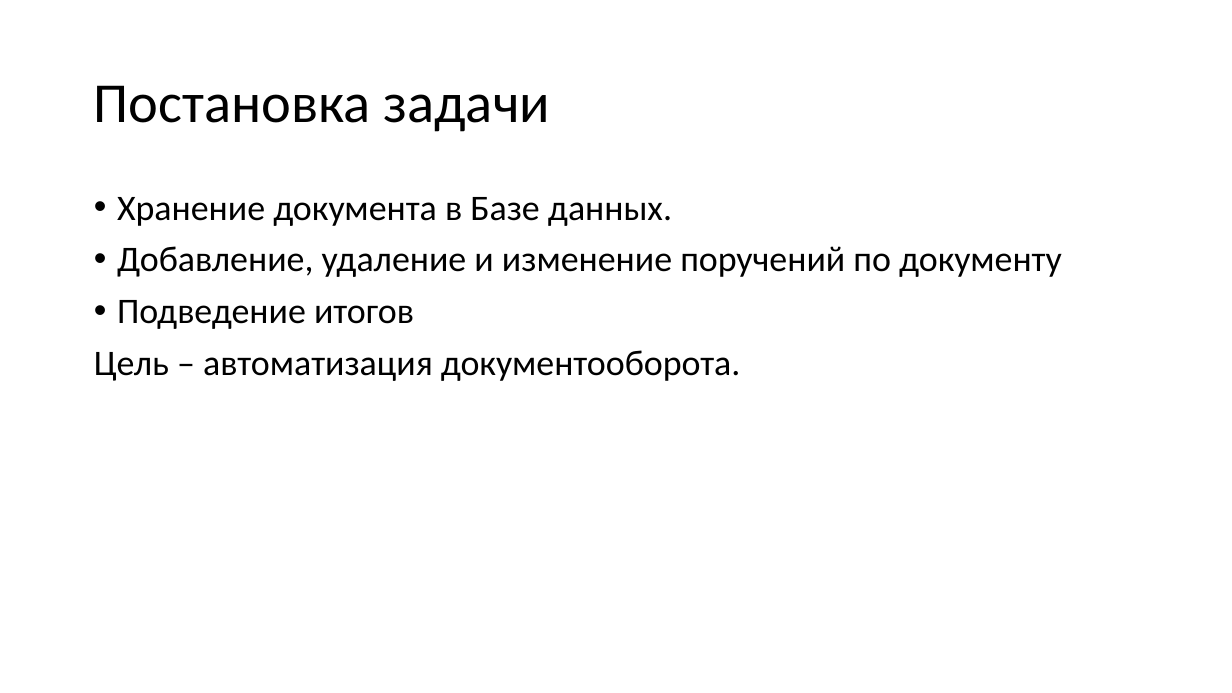
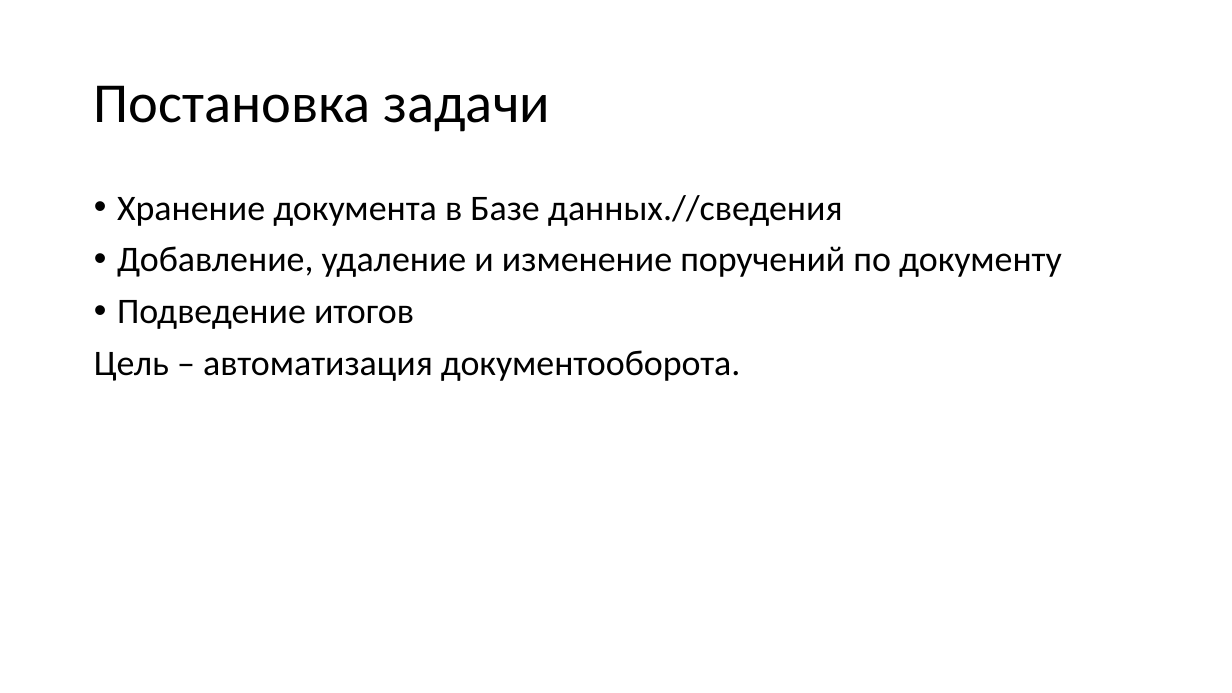
Before and after one commit to denissfloww/BD, a slide deck: slide 2 of Индвивидуальная работа/Бугаков_06.pptx. Drawn at 1232x693 pixels with LibreOffice and Linux fonts; fonts in the diff are those of the drawing. Boxes give left, top, right and bottom in pixels: in the first picture for what was removed or moved away, otherwise in the second. Text is boxed around its words. In the diff, an @@ line names an element or a change of style, - is before the commit and + after.

Commit message:
оо
рр

```diff
--- a/Индвивидуальная работа/Бугаков_06.pptx
+++ b/Индвивидуальная работа/Бугаков_06.pptx
@@ text at [117, 195, 843, 226]: text changed @@
-• Хранение документа в Базе данных.
+• Хранение документа в Базе данных.//сведения
```
